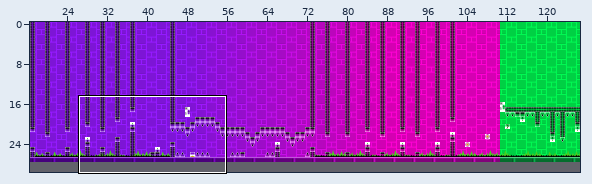
One commit to this Tiled map: levels/chr_data/tmx/jumper.tmx. Above: a wide view before the commit, with the close-up outlined.
Close-up. Before the commit:
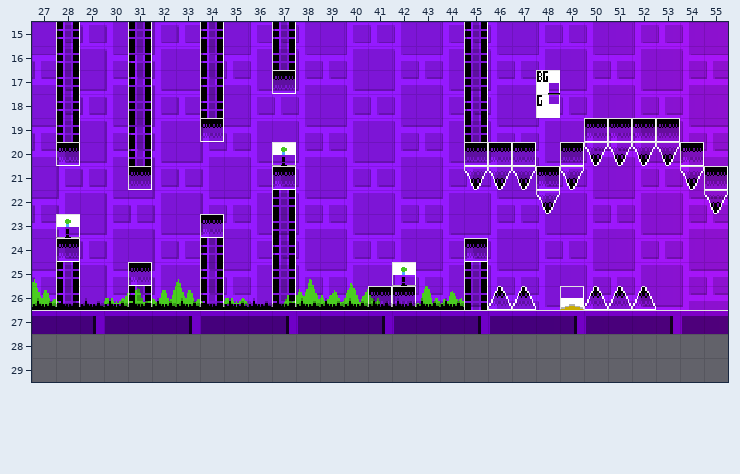
Cells are 16x16 px. Shown: x 27..55, y 15..29. Layer "Layer 1 +8x" is drawn 8,0 px off the grid.
After:
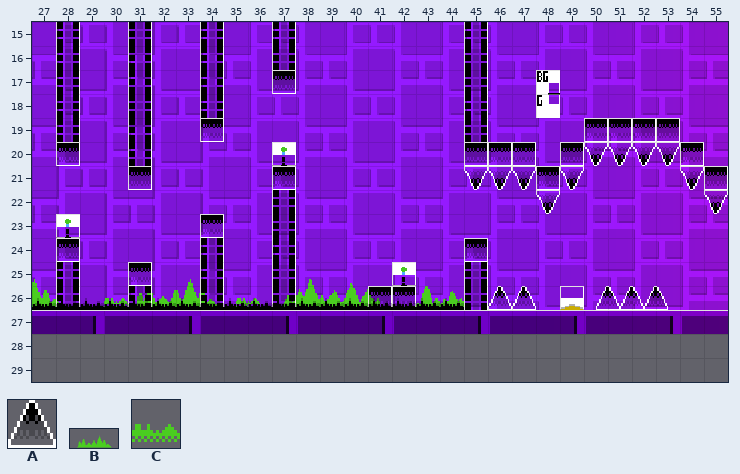
Key: from "gd_objects": A 8 "gd8", B 19 "gd19", C 21 "gd21".
_ is an empty cell.
Difference:
Layer "Layer 1":
Tile C is removed in row 26 at x 35.
Layer "Layer 1 +8x":
Tile A now appears in row 26 at x 50 to 52.
Tile B now appears in row 26 at x 30.
Tile C now appears in row 26 at x 35.
Layer "Layer 2":
Tile B is removed in row 26 at x 30.
Layer "Layer 3":
Tile A is removed in row 26 at x 50 to 52.
Boxes around the changes in both close-ups, in picture pixels (x1, y1, x2, y2):
changed: (125, 279, 260, 307)
changed: (584, 286, 668, 310)
